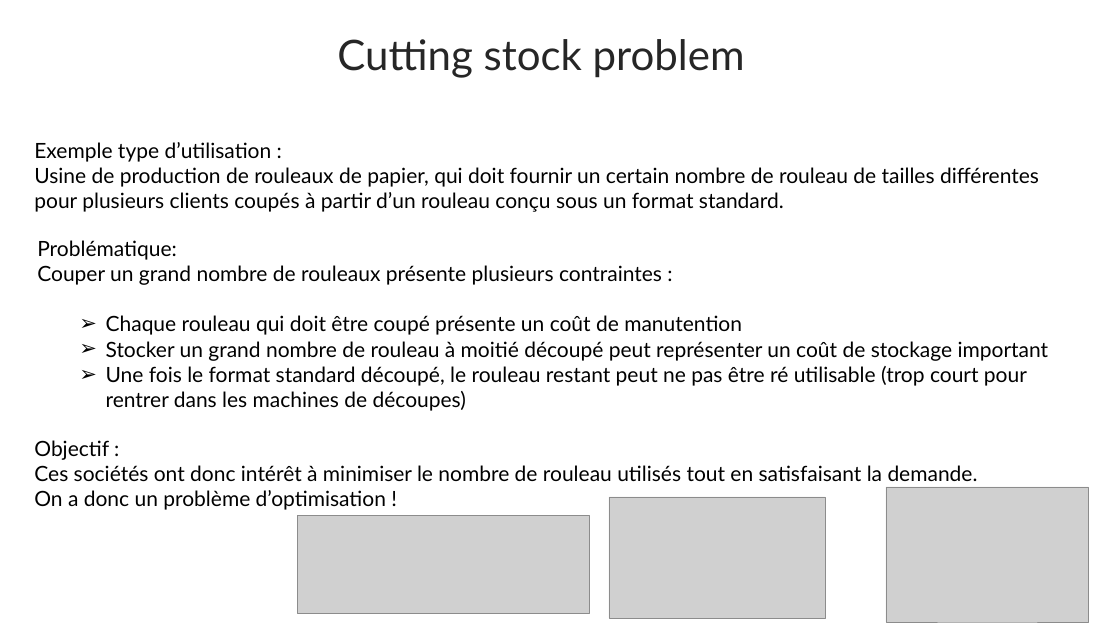
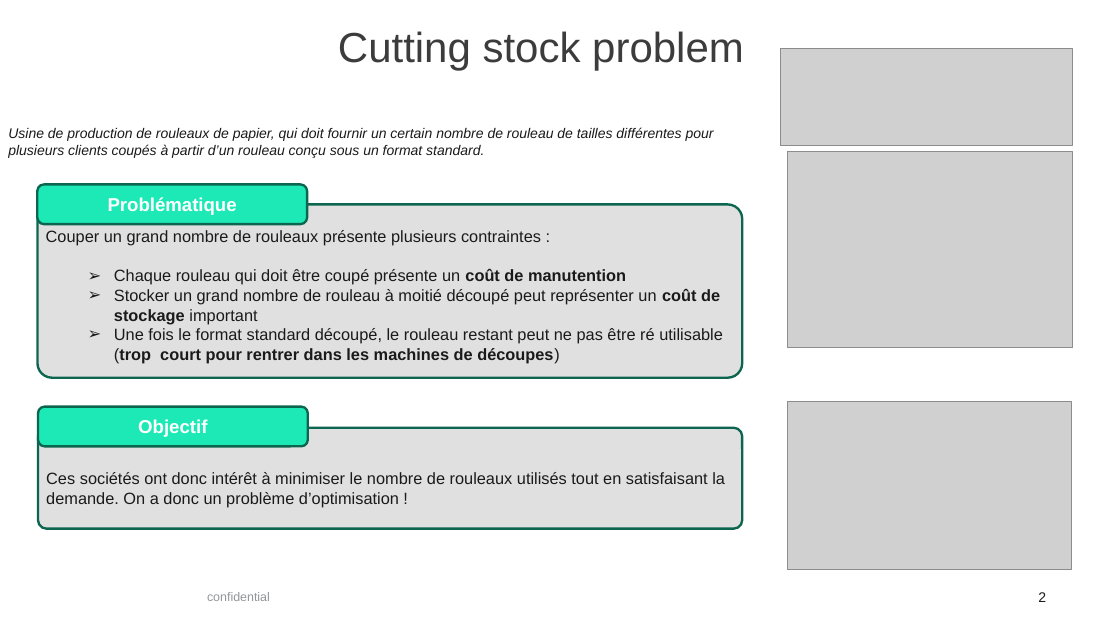
Before and after one commit to SimonBayl/Cutting_Stock_CG, a slide deck: slide 2 of Cutting_Stock_presentation.pptx. Drawn at 1120x630 pixels with LibreOffice and Linux fonts; fonts in the diff are those of the drawing; grey boxes stand for pictures; background and template pictures are left out. Boxes give left, top, right and bottom in pixels: in the first picture for what was removed or moved away, otherwise in the second. Text is boxed around its words. In the diff, an @@ line names an element or a change of style, - is before the commit and + after.

Commit message:
Presentation ppt

```diff
--- a/Cutting_Stock_presentation.pptx
+++ b/Cutting_Stock_presentation.pptx
@@ text "Cutting stock problem": place and size @@
-text "Cutting stock problem" at (337,39,745,78)
+text "Cutting stock problem" at (338,31,744,70)
@@ text "Cutting stock problem" at (338,31,744,70): font Lato to Arial, text colour #262626 to #3C3C3C @@
@@ picture: place and size @@
-picture at (297,516,589,613)
+picture at (781,48,1072,145)
@@ text "Usine de production de rouleaux ...": place and size @@
-text "Usine de production de rouleaux ..." at (34,142,1039,212)
+text "Usine de production de rouleaux ..." at (8,127,714,158)
@@ text "Usine de production de rouleaux ..." at (8,127,714,158): size 18 to 12 pt, font Lato to Arial, text colour #000000 to #1A1A1A, italic on @@
@@ text at (34,142,272,162): paragraph removed @@
-Exemple type d’utilisation :
@@ picture: place and size @@
-picture at (886,487,1089,623)
+picture at (788,152,1073,348)
@@ text "Couper un grand nombre de ...": place and size @@
-text "Couper un grand nombre de ..." at (37,240,1049,411)
+text "Couper un grand nombre de ..." at (46,230,723,364)
@@ text "Couper un grand nombre de ..." at (46,230,723,364): size 18 to 14 pt, font Lato to Arial, text colour #000000 to #1A1A1A; bold on in "coût de manutention", "coût de stockage", "(trop court pour rentrer dans les machines ..." @@
@@ rounded rectangle added at (37,185,307,224), fill #1DE9B6, outline #0D6650 2 pt, 16 pt, text #FFFFFF, bold @@
+Problématique
@@ rounded rectangle added at (38,204,743,377), fill #E0E0E0, outline #0D6650 2 pt @@
@@ text at (37,240,177,260): paragraph removed @@
-Problématique:
@@ rounded rectangle added at (38,407,308,446), fill #1DE9B6, outline #0D6650 2 pt, 16 pt, text #FFFFFF, bold @@
+Objectif
@@ picture: place and size @@
-picture at (609,497,825,618)
+picture at (787,402,1072,569)
@@ rounded rectangle added at (38,428,742,528), fill #E0E0E0, outline #0D6650 2 pt @@
@@ text at (46,472,725,507): text changed; size 18 to 14 pt; font Lato to Arial; text colour #000000 to #1A1A1A @@
-Objectif :
-Ces sociétés ont donc intérêt à minimiser le nombre de rouleau utilisés tout en satisfaisant la demande.
-On a donc un problème d’optimisation !
+Ces sociétés ont donc intérêt à minimiser le nombre de rouleaux utilisés tout en satisfaisant la demande. On a donc un problème d’optimisation !
@@ text added at (207,592,270,601), 10.7 pt, text #939699 @@
+confidential
@@ page number added at (1038,592,1046,602), 12 pt, text #1A1A1A @@
+2
```
Also in this commit, not shown: 7 other slides changed, 1 slide added, 1 other file.
